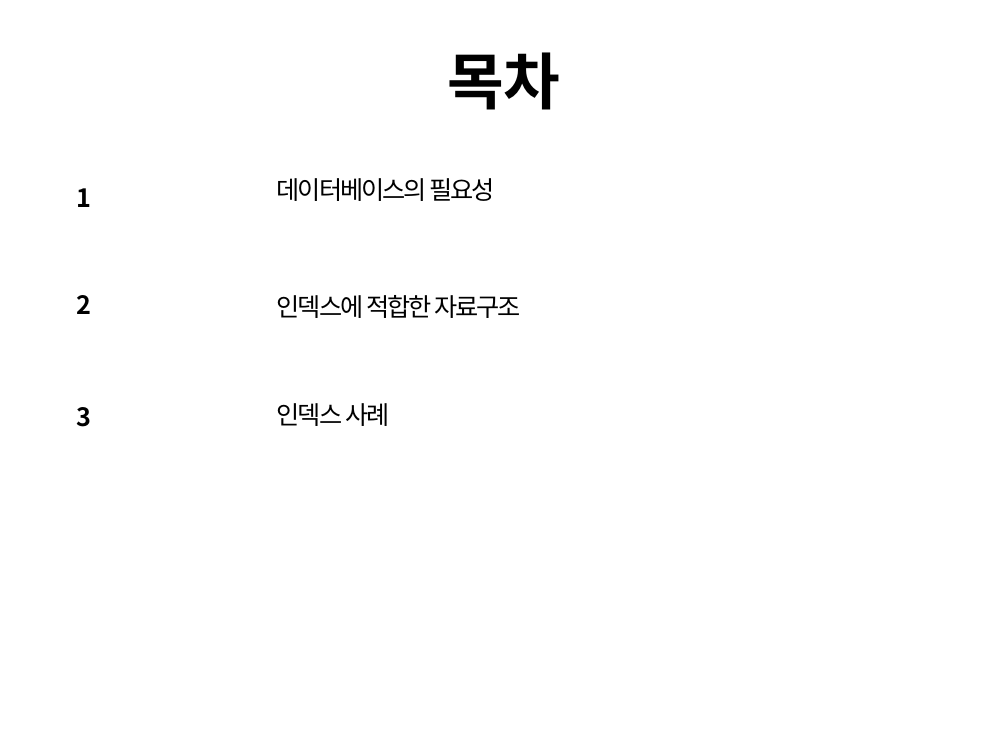
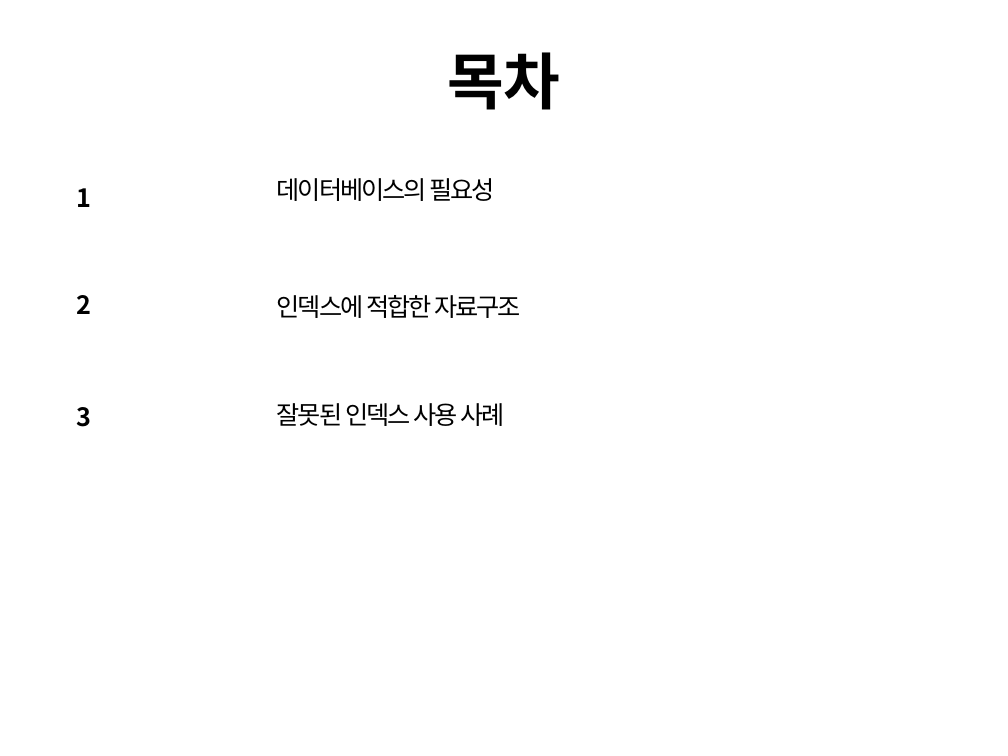
Before and after one commit to cs-study-org/cs-study, a slide deck: slide 2 of 20/yongki/DatabaseNeeds&Index.pptx. Drawn at 1008x756 pixels with LibreOffice and Linux fonts; fonts in the diff are those of the drawing. Boxes give left, top, right and bottom in pixels: in the first picture for what was removed or moved away, otherwise in the second. Text is boxed around its words. In the diff, an @@ line names an element or a change of style, - is before the commit and + after.

```diff
--- a/20/yongki/DatabaseNeeds&Index.pptx
+++ b/20/yongki/DatabaseNeeds&Index.pptx
@@ text at (277,403,504,426): text changed @@
-인덱스 사례
+잘못된 인덱스 사용 사례
```
Also in this commit, not shown: 2 other slides changed, 1 other file.
